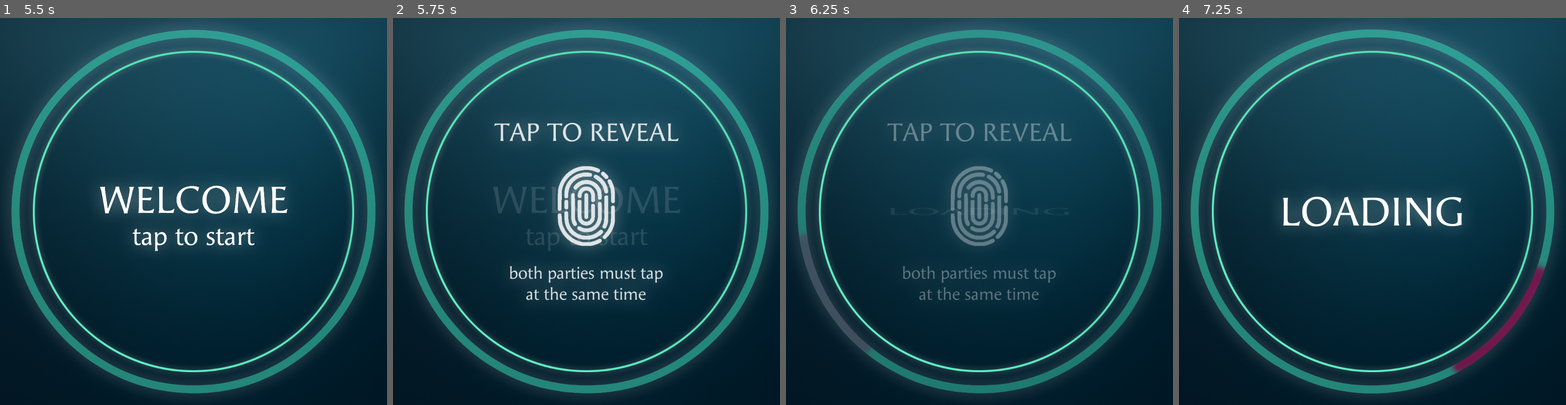
Above: before the commit, frames 1-4 (left to right).
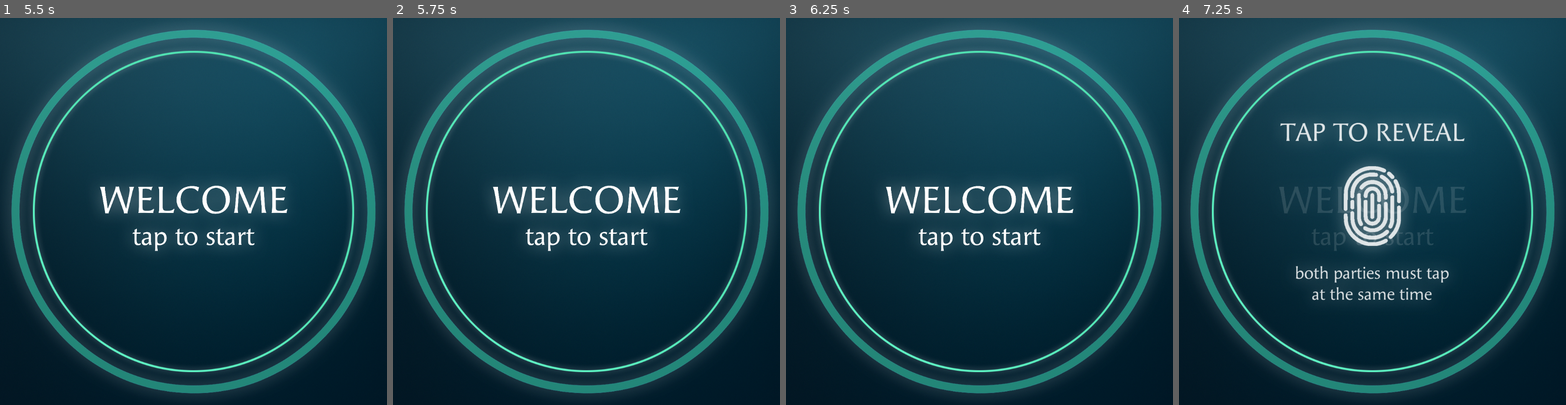
Above: after the commit, the same moments.

Repository: namda-on/jihunnid
Game: Godot game, scene res://scene/display_1.tscn
Same seed, same stepped clock (60 frames per second), same inputs: the game is played once before the commit and once after it.
Inputs (mouse positions are in pixels of both pictures, inside the frame that each line leads up to):
- Up to frame 1 (5.5 s): click (193, 215) at 0.52 s; click (193, 215) at 1.27 s; click (193, 215) at 2.02 s; move the mouse to (278, 192) at 2.77 s; click (278, 192) at 2.92 s; drag from (116, 230) to (174, 288) at 3.52 s; move the mouse to (232, 126) at 4.27 s; click (232, 126) at 4.42 s; drag from (174, 288) to (77, 153) at 5.02 s
- Up to frame 2 (5.75 s): no input
- Up to frame 3 (6.25 s): move the mouse to (1095, 269) at 5.77 s; click (1095, 269) at 5.92 s
- Up to frame 4 (7.25 s): drag from (1256, 153) to (1314, 114) at 6.52 s

Frame 1 is identical in both runs. In frame 2, 6.2% of the frame differs, in the area x 25-75%, y 27-73%; in frame 3, 6.1%; in frame 4, 7.1%, in the area x 3-97%, y 2-97%.

Commit message:
add run script

Diff:
--- a/scene/display_1.tscn
+++ b/scene/display_1.tscn
@@ -452,7 +452,7 @@
 &"fade_in": SubResource("Animation_87x68")
 }
 
-[node name="display1" type="Node2D"]
+[node name="main" type="Node2D"]
 script = ExtResource("1_1q8ae")
 
 [node name="CollisionShape2D" type="CollisionShape2D" parent="."]
@@ -466,6 +466,7 @@
 offset_top = -738.0
 offset_right = 822.0
 offset_bottom = 770.0
+mouse_filter = 2
 script = ExtResource("1_p8bbk")
 
 [node name="AnimationPlayer" type="AnimationPlayer" parent="TextureButton"]
--- a/scripts/image.gd
+++ b/scripts/image.gd
@@ -10,7 +10,6 @@
 var mode = 'ready'
 
 func show_reveal() -> void:
-	print("show reveal")
 	mode = 'reveal'
 	anim_player.play("reveal")
 
@@ -29,15 +28,15 @@
 	anim_player.play("rotate")
 	await get_tree().create_timer(10).timeout
 	anim_player.stop()
-	self.show_result()
+	if mode == "loading":
+		self.show_result()
 
 
 func reset() -> void:
+	mode="ready"
 	anim_player.play("RESET")
 	start_text.visible = true
-	start_text.modulate = Color(1,1,1,1)
 	loading_text.visible = false
 	outline_red.visible = false
 	infinite.visible = false
 	get_parent().disabled = false
-	mode="ready"
--- a/scripts/main.gd
+++ b/scripts/main.gd
@@ -1,5 +1,6 @@
 extends Node2D
 
+@onready var texture_button = $"TextureButton"
 @onready var img = $"TextureButton/img"
 
 var drag_start_position = Vector2.ZERO
@@ -18,6 +19,10 @@
 			drag_start_position = event.position
 		else:
 			is_dragging = false
+			var delta_x = event.position.x - drag_start_position.x
+			if abs(delta_x) < DRAG_THRESHOLD_X:
+				if texture_button.get_global_rect().has_point(event.position):
+					_on_texture_button_pressed()
 
 	elif event is InputEventScreenDrag and is_dragging and not scene_changed:
 		var delta_x = event.position.x - drag_start_position.x
@@ -25,3 +30,6 @@
 		if abs(delta_x) > DRAG_THRESHOLD_X:
 			scene_changed = true
 			img.reset()
+
+func _on_texture_button_pressed():
+	texture_button._on_pressed()
--- a/scripts/texture_button.gd
+++ b/scripts/texture_button.gd
@@ -11,8 +11,6 @@
 	if anim_player.is_playing():
 		return
 	if img.mode == "ready":
-		print("reveal")
 		img.show_reveal()
 	elif img.mode == "reveal":
-		print("clickAnim")
 		img.show_loading()
Not shown, changed: build/jihunnid.pck
Not shown, added: runProject.sh
